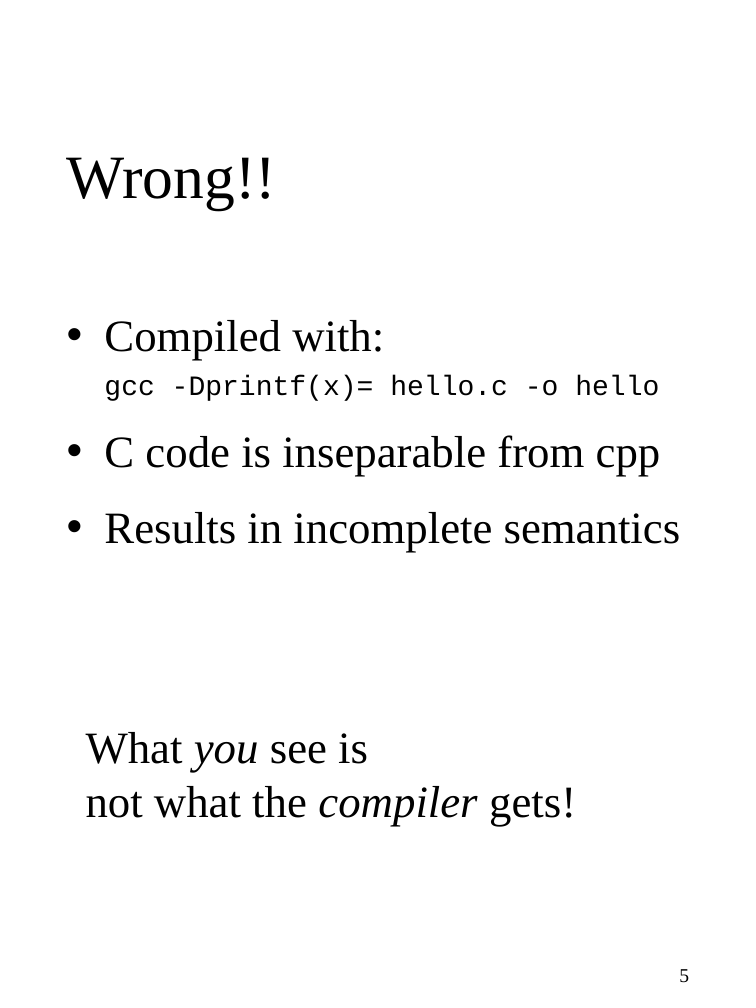
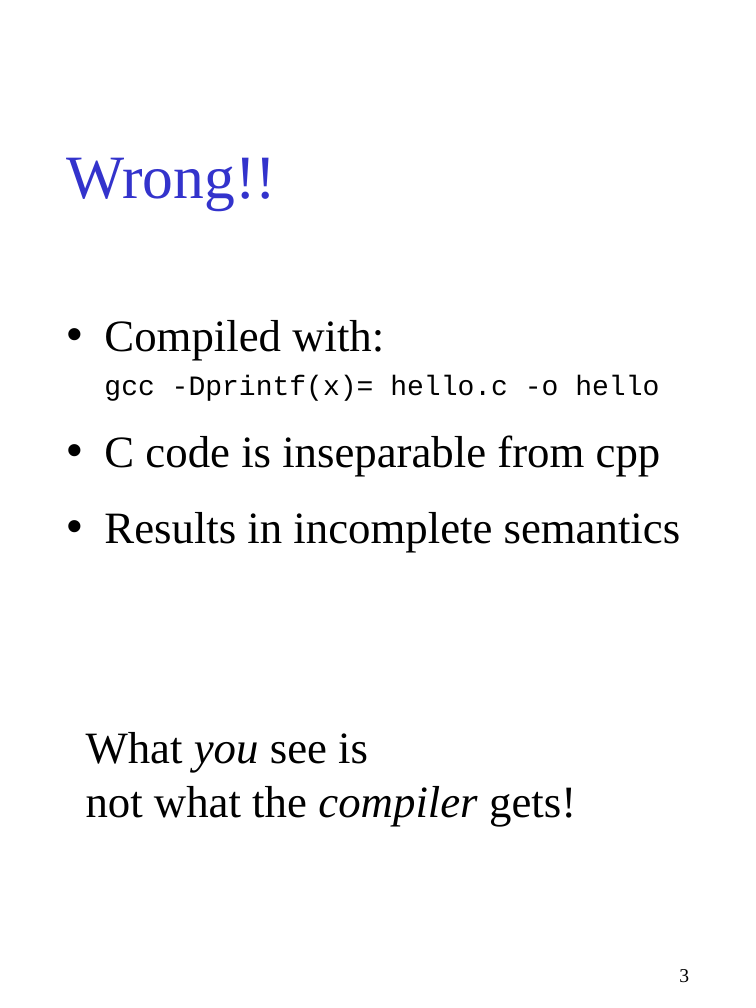
Before and after one commit to gjbadros/empirical_macros, a slide deck: slide 3 of cpp/paper/pcp3.ppt (slide 5 before the commit). Drawn at 756x1008 pixels with LibreOffice and Linux fonts; fonts in the diff are those of the drawing. Boxes give left, top, right and bottom in pixels: in the first picture for what was removed or moved away, otherwise in the second. Text is boxed around its words. In the diff, an @@ line names an element or a change of style, - is before the commit and + after.

```diff
--- a/cpp/paper/pcp3.ppt
+++ b/cpp/paper/pcp3.ppt
@@ title "Wrong!!" at (x1=67, y1=157, x2=277, y2=209): text colour #000000 to #3333CC @@
@@ page number at (x1=679, y1=969, x2=689, y2=983): text changed @@
-5
+3
```
Also in this commit, not shown: 30 other slides changed, 4 slides added, 5 slides removed.
